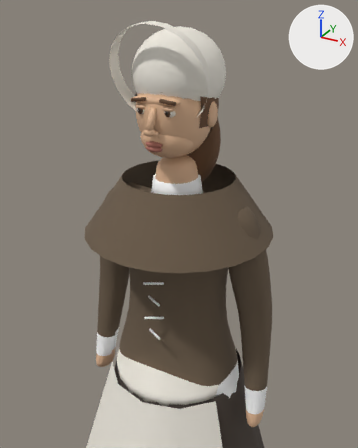
Two versions of the glTF model reckoning/models/townswoman.glb, one commit apart.
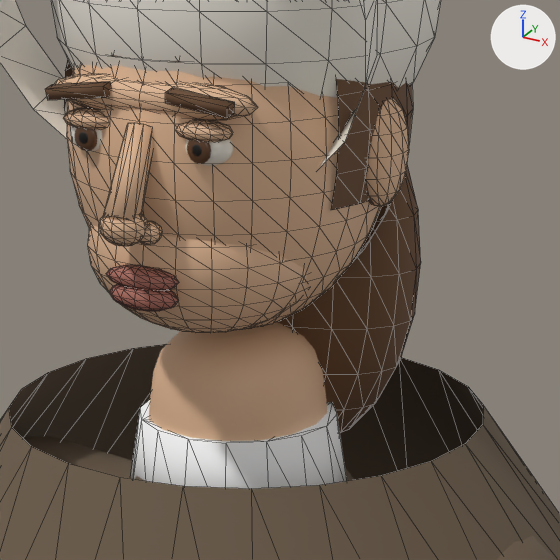
There are two pictures of each version: one whole from a 50 mm camera at (0.562, -1.011, 1.88) aimed at (0.06, -0.097, 1.423), one close up on the part from 33% to 71% of the width and 17% to 47% of the height. The axes (+X, +Y, +Z) are drawn at upper right. The lights are the same throughout. The first two pictures are the older version. The close-ups show mesh edges as thin lines. Vertices at exactly the same position are counted once.

In view in the first close-up: 'townswoman_body', 'townswoman_coat', 'townswoman_eyes', 'townswoman_hair', 'townswoman_hat', 'townswoman_linen', 'townswoman_skin'.
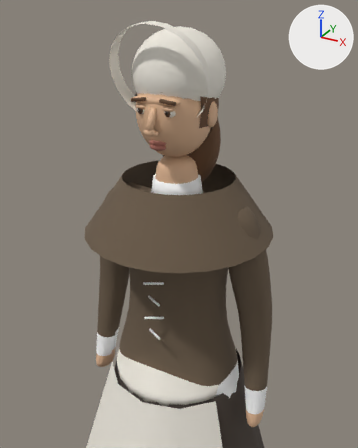
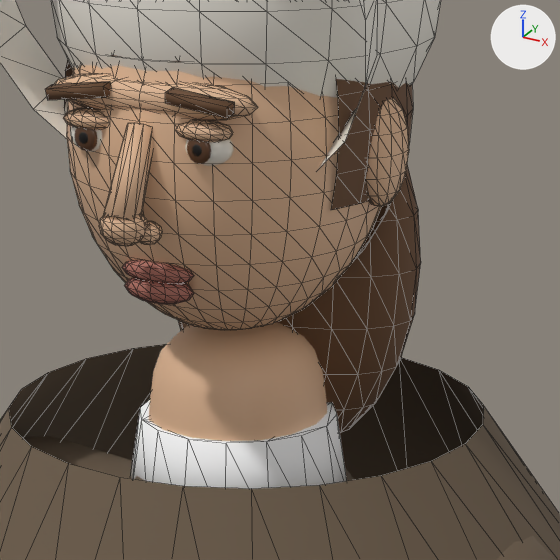
Where the change shows, as pixel boxes [x1, y1, x2, y2] in the close-ups (560 x 560 px; the box of a moved part takes in the faces that stretch with it):
'townswoman_skin', reshaped: before [54, 65, 409, 333]; after [54, 65, 409, 330]
part 1 of me_townswoman_skin, deleted (brown): before [88, 225, 307, 333]
part 2 of me_townswoman_skin, moved or reshaped: before [106, 265, 179, 311]; after [122, 260, 194, 304]

What the commit changed:
me_townswoman_skin is used by ob_townswoman_skin; location (0.0, 0.0, 0.0).
me_townswoman_skin had 1510 vertices, 2968 faces and spanned x -0.101..0.101, y -0.133..0.095, z 1.553..1.777.
me_townswoman_skin now has 1222 vertices, 2396 faces and spans x -0.101..0.101, y -0.133..0.095, z 1.553..1.777.
me_townswoman_skin part 1: the loose piece of 288 vertices spanning x -0.065..0.065, y -0.103..0.037, z 1.559..1.659 is deleted.
me_townswoman_skin part 2: 70 vertices moved from x -0.02..0.02, y -0.112..-0.094, z 1.585..1.6 to x -0.02..0.02, y -0.096..-0.078, z 1.585..1.6; 71 vertices removed from x -0.021..0.021, y -0.112..-0.096, z 1.596..1.609; 71 vertices added at x -0.021..0.021, y -0.095..-0.08, z 1.596..1.609.
